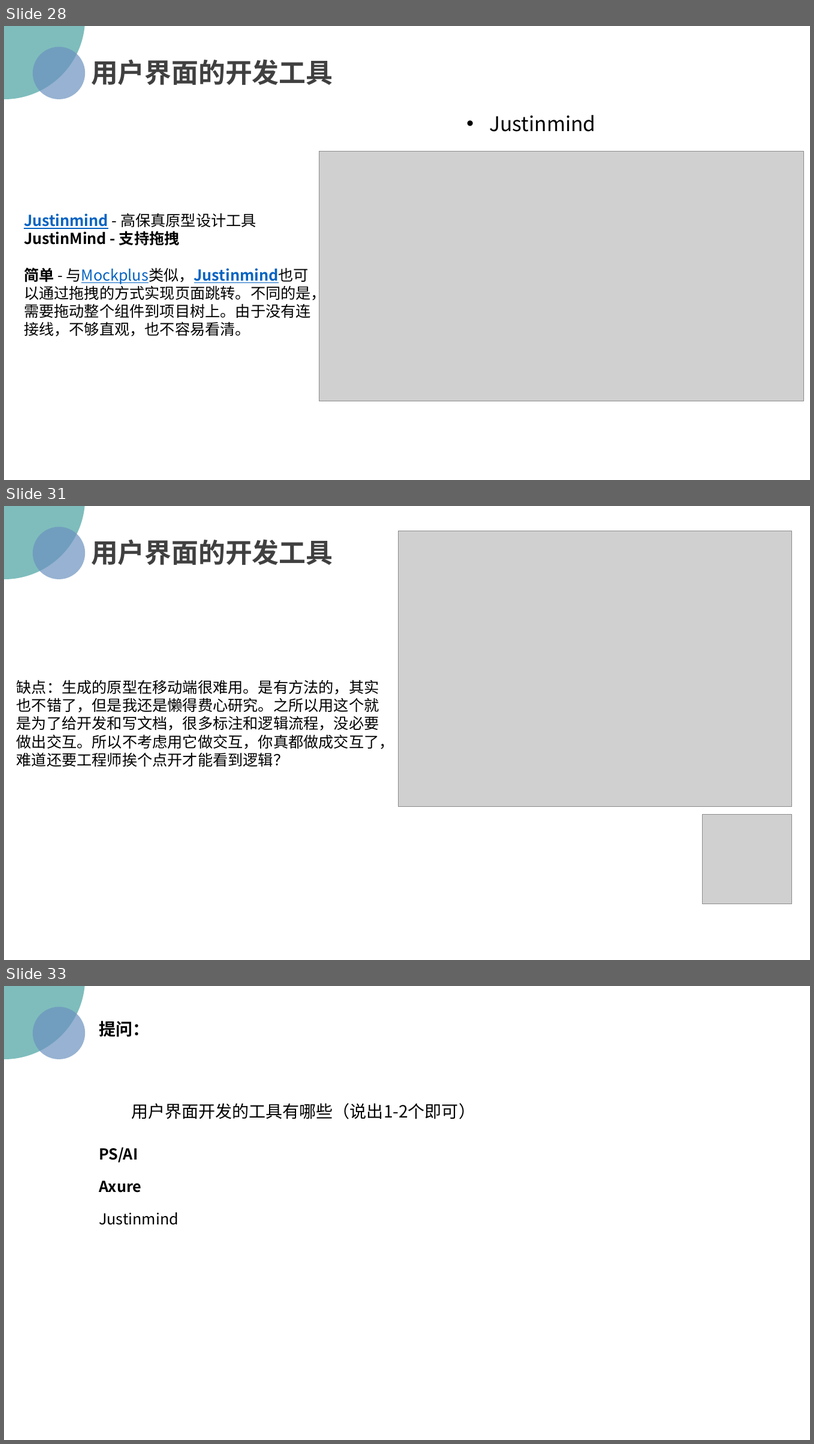
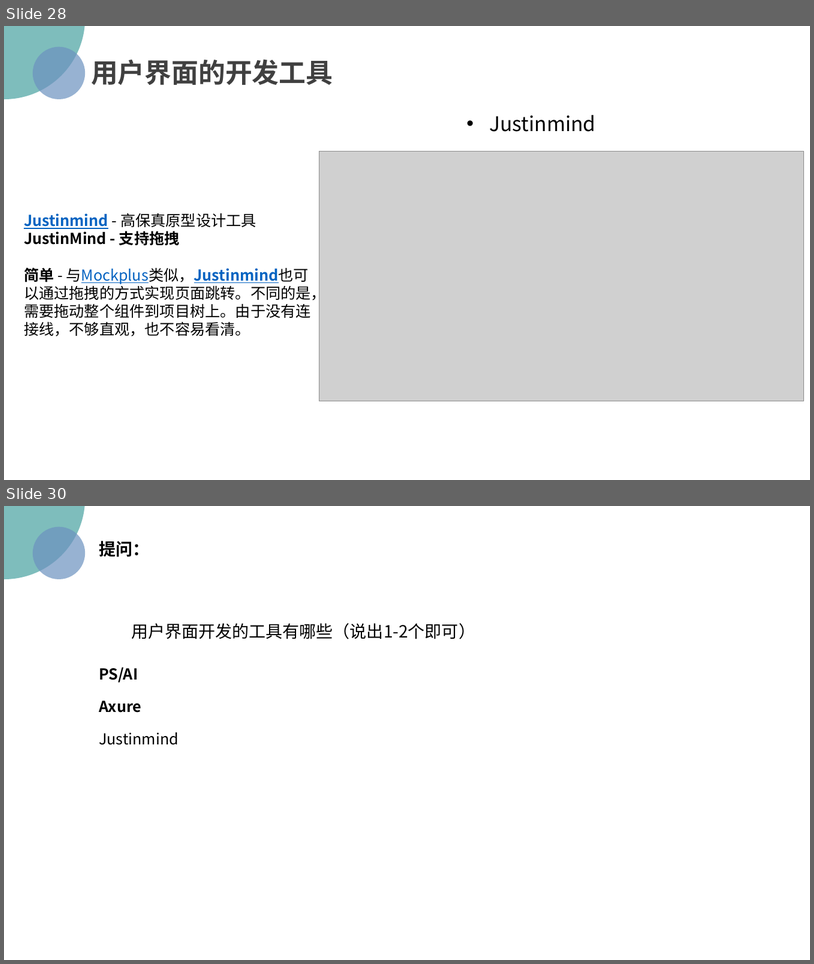
Before and after one commit to PRD2018/PRD2018-G15, a slide deck: 受控文档/02-其他任务/[PRD-15]UML基础二.pptx. Shown one above the other, each under a label of ours: slides 28, 31 and 33 before the commit, slides 28 and 30 after it; the slides between them are not shown. The pictures are 814x1444 and 814x964 pixels, drawn with LibreOffice and Linux fonts; fonts in the diff are those of the drawing; grey boxes stand for pictures; background and template pictures are left out. Boxes give left, top, right and bottom in pixels: in the first picture for what was removed or moved away, otherwise in the second. Text is boxed around its words. In the diff, an @@ line names an element or a change of style, - is before the commit and + after.

```diff
--- a/受控文档/02-其他任务/[PRD-15]UML基础二.pptx
+++ b/受控文档/02-其他任务/[PRD-15]UML基础二.pptx
@@ slide 31 removed at (x1=4, y1=506, x2=810, y2=960), background picture (left out) @@
@@ ellipse removed at (x1=4, y1=506, x2=85, y2=579) @@
@@ ellipse removed at (x1=32, y1=526, x2=85, y2=579) @@
@@ text removed at (x1=91, y1=539, x2=333, y2=565) @@
-用户界面的开发工具
@@ picture removed at (x1=398, y1=531, x2=792, y2=807) @@
@@ text removed at (x1=17, y1=679, x2=395, y2=766) @@
-缺点：生成的原型在移动端很难用。是有方法的，其实也不错了，但是我还是懒得费心研究。之所以用这个就是为了给开发和写文档，很多标注和逻辑流程，没必要做出交互。所以不考虑用它做交互，你真都做成交互了，难道还要工程师挨个点开才能看到逻辑？
@@ picture removed at (x1=703, y1=814, x2=792, y2=904) @@
@@ what was slide 33 is now slide 30 @@
```
Also in this commit, not shown: 5 slides changed, 2 other slides removed.
